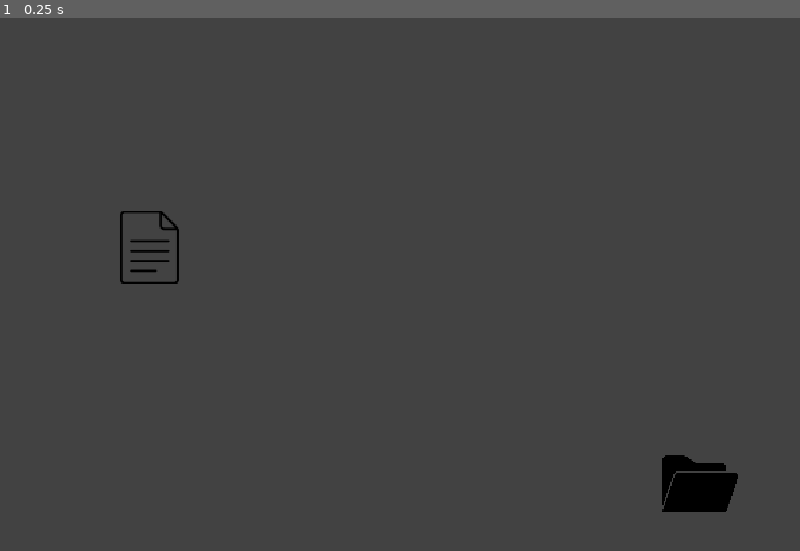
Above: before the commit, frame 1.
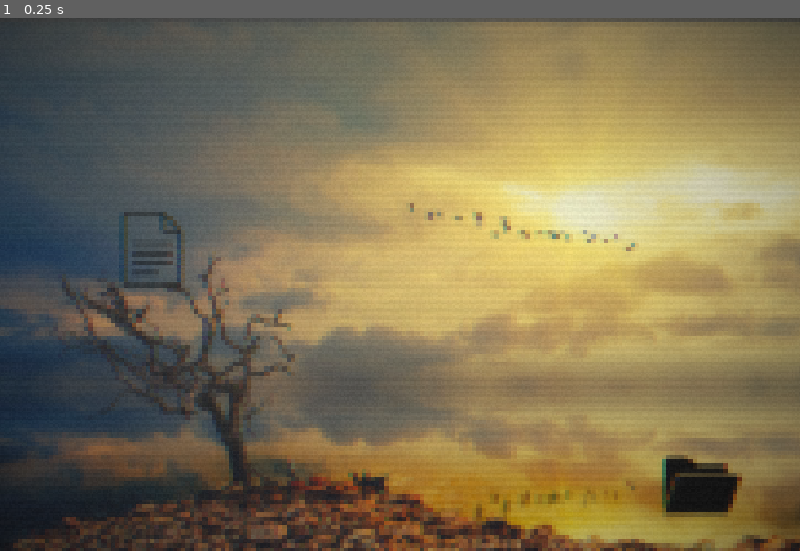
Above: after the commit, the same moment.

Repository: SengulC/pdoom
Game: Godot game, scene res://scenes/level.tscn
The game is run twice, just before and just after one commit, with the same random seed, the same clock (stepped at 60 frames per second) and the same inputs.
Inputs:
- Up to frame 1 (0.25 s): no input

The runs differ from the first frame. In frame 1, 81% of the frame differs, in the area x 0-100%, y 0-100%.

Commit message:
overlay shaders

Diff:
--- a/pdoom-game/project.godot
+++ b/pdoom-game/project.godot
@@ -19,6 +19,7 @@
 
 Globalz="*uid://pjoc06lvwr0g"
 Phases="*uid://dwyd2k7c845gj"
+Overlay="*uid://fulc2aprxtig"
 
 [display]
 
--- a/pdoom-game/scenes/level.tscn
+++ b/pdoom-game/scenes/level.tscn
@@ -1,6 +1,7 @@
 [gd_scene format=3 uid="uid://dsgejvhabk7xe"]
 
 [ext_resource type="Script" uid="uid://deipbm2auqvy0" path="res://scripts/level_mgr.gd" id="1_w7c3h"]
+[ext_resource type="Texture2D" uid="uid://c225ot5mr1704" path="res://assets/images/DesktopWallpaper.png" id="2_2r41h"]
 [ext_resource type="PackedScene" uid="uid://buph0h50ickkm" path="res://scenes/file.tscn" id="2_w7c3h"]
 [ext_resource type="Texture2D" uid="uid://55pahtw0s5c8" path="res://assets/images/open-folder.png" id="2_w8frs"]
 [ext_resource type="Script" uid="uid://ck4d565uyrfwx" path="res://scripts/folder.gd" id="3_mx8sn"]
@@ -27,6 +28,7 @@
 mouse_filter = 1
 
 [node name="ColorRectBG" type="ColorRect" parent="DesktopUIControl" unique_id=824963458]
+visible = false
 layout_mode = 0
 offset_right = 1080.0
 offset_bottom = 720.0
@@ -34,10 +36,11 @@
 color = Color(0.26050612, 0.26050615, 0.26050612, 1)
 
 [node name="TextureRect" type="TextureRect" parent="DesktopUIControl" unique_id=837392315]
-visible = false
 layout_mode = 0
 offset_right = 1080.0
 offset_bottom = 720.0
+scale = Vector2(0.685, 0.685)
+texture = ExtResource("2_2r41h")
 
 [node name="FileContainer" type="Control" parent="DesktopUIControl" unique_id=2078322934]
 layout_mode = 1
--- /dev/null
+++ b/pdoom-game/scenes/overlay.tscn
@@ -0,0 +1,53 @@
+[gd_scene format=3 uid="uid://fulc2aprxtig"]
+
+[ext_resource type="Shader" uid="uid://dovqchxf6uny0" path="res://scripts/overlay.gdshader" id="1_d607a"]
+[ext_resource type="Shader" uid="uid://biqbr2uywh8sf" path="res://scripts/overlay2.gdshader" id="2_r2eog"]
+
+[sub_resource type="ShaderMaterial" id="ShaderMaterial_14nai"]
+shader = ExtResource("1_d607a")
+shader_parameter/escala_pixel = 37.04400171209
+
+[sub_resource type="ShaderMaterial" id="ShaderMaterial_d607a"]
+shader = ExtResource("2_r2eog")
+shader_parameter/pixel_size = 3.2710001078725
+shader_parameter/lod_blur = 0.7
+shader_parameter/chroma_offset_px = 0.8
+shader_parameter/saturation = 1.24400005909
+shader_parameter/contrast = 0.9
+shader_parameter/shadow_lift = 0.06
+shader_parameter/scanline_strength = 0.04
+shader_parameter/vignette_strength = 0.2430000115425
+shader_parameter/noise_strength = 0.058000002755
+shader_parameter/noise_speed = 18.0
+shader_parameter/base_jitter_px = 0.08
+shader_parameter/base_jitter_speed = 12.0
+shader_parameter/glitchiness = 0.18
+shader_parameter/glitch_rate = 6.0
+shader_parameter/glitch_shift_px = 1.8
+shader_parameter/glitch_window_min = 0.03
+shader_parameter/glitch_window_max = 0.1
+shader_parameter/blue_band_start_y = 0.45
+shader_parameter/blue_band_speed = 0.06
+shader_parameter/blue_band_width = 0.035
+shader_parameter/blue_band_strength = 0.1
+shader_parameter/blue_band_glitch = 0.5690000270275
+shader_parameter/blue_band_distort_px = 1.2
+
+[node name="Overlay" type="ColorRect" unique_id=1085164052]
+z_index = 100
+material = SubResource("ShaderMaterial_14nai")
+anchors_preset = 15
+anchor_right = 1.0
+anchor_bottom = 1.0
+grow_horizontal = 2
+grow_vertical = 2
+mouse_filter = 2
+
+[node name="ColorRect" type="ColorRect" parent="." unique_id=1878394193]
+material = SubResource("ShaderMaterial_d607a")
+layout_mode = 1
+anchors_preset = 15
+anchor_right = 1.0
+anchor_bottom = 1.0
+grow_horizontal = 2
+grow_vertical = 2
--- /dev/null
+++ b/pdoom-game/scripts/overlay.gdshader
@@ -0,0 +1,17 @@
+//src: https://godotshaders.com/shader/dynamic2d_censorship_effect/
+shader_type canvas_item;
+
+uniform float escala_pixel : hint_range(1.0, 100.0) = 15.0;
+
+uniform sampler2D screen_texture : hint_screen_texture, filter_nearest;
+
+void fragment() {
+    vec2 uv = SCREEN_UV;
+
+    vec2 screen_size = vec2(textureSize(screen_texture, 0));
+
+    vec2 grid = screen_size / escala_pixel;
+    uv = floor(uv * grid) / grid;
+
+    COLOR = texture(screen_texture, uv);
+}
--- /dev/null
+++ b/pdoom-game/scripts/overlay2.gdshader
@@ -0,0 +1,135 @@
+//src:https://godotshaders.com/shader/vhs-crt-broadcast/
+shader_type canvas_item;
+render_mode unshaded;
+
+uniform sampler2D screen_texture : hint_screen_texture, repeat_disable, filter_linear_mipmap;
+
+// overall image
+uniform float pixel_size : hint_range(1.0, 4.0) = 2.0;
+uniform float lod_blur : hint_range(0.0, 2.0) = 0.7;
+uniform float chroma_offset_px : hint_range(0.0, 3.0) = 0.8;
+uniform float saturation : hint_range(0.0, 2.0) = 0.78;
+uniform float contrast : hint_range(0.5, 1.5) = 0.90;
+uniform float shadow_lift : hint_range(0.0, 0.25) = 0.06;
+uniform float scanline_strength : hint_range(0.0, 0.20) = 0.04;
+uniform float vignette_strength : hint_range(0.0, 0.5) = 0.10;
+
+// animated noise
+uniform float noise_strength : hint_range(0.0, 0.12) = 0.025;
+uniform float noise_speed : hint_range(0.0, 60.0) = 18.0;
+
+// subtle always-on line wobble (in PIXELS, not UV)
+uniform float base_jitter_px : hint_range(0.0, 0.50) = 0.08;
+uniform float base_jitter_speed : hint_range(0.0, 40.0) = 12.0;
+
+// glitch bursts
+uniform float glitchiness : hint_range(0.0, 1.0) = 0.18;
+uniform float glitch_rate : hint_range(0.0, 20.0) = 6.0;
+uniform float glitch_shift_px : hint_range(0.0, 8.0) = 1.8;
+uniform float glitch_window_min : hint_range(0.0, 0.20) = 0.03;
+uniform float glitch_window_max : hint_range(0.0, 0.35) = 0.10;
+
+// moving blue tracking band
+uniform float blue_band_start_y : hint_range(0.0, 1.0) = 0.45;
+uniform float blue_band_speed : hint_range(-1.5, 1.5) = 0.06;
+uniform float blue_band_width : hint_range(0.002, 0.20) = 0.035;
+uniform float blue_band_strength : hint_range(0.0, 0.30) = 0.10;
+uniform float blue_band_glitch : hint_range(0.0, 1.0) = 0.25;
+uniform float blue_band_distort_px : hint_range(0.0, 6.0) = 1.2;
+
+float hash11(float p) {
+	return fract(sin(p * 127.1) * 43758.5453123);
+}
+
+float hash21(vec2 p) {
+	return fract(sin(dot(p, vec2(127.1, 311.7))) * 43758.5453123);
+}
+
+vec3 sat_adjust(vec3 c, float s) {
+	float l = dot(c, vec3(0.299, 0.587, 0.114));
+	return mix(vec3(l), c, s);
+}
+
+vec3 sample_screen(vec2 uv, float lod) {
+	return textureLod(screen_texture, clamp(uv, vec2(0.0), vec2(1.0)), lod).rgb;
+}
+
+void fragment() {
+	vec2 px = SCREEN_PIXEL_SIZE;
+	vec2 uv = SCREEN_UV;
+	float t = TIME;
+	float line_id = floor(FRAGCOORD.y);
+
+	// mild blocky grouping to kill digital sharpness
+	vec2 block = px * pixel_size;
+	uv = floor(uv / block) * block;
+
+	// subtle per-line wobble that updates over time
+	float line_wobble = hash21(vec2(line_id, floor(t * base_jitter_speed)));
+	uv.x += (line_wobble - 0.5) * base_jitter_px * px.x;
+
+	// occasional glitch burst window
+	float burst_id = floor(t * glitch_rate);
+	float burst_rand = hash11(burst_id + 3.17);
+	float burst_on = step(1.0 - glitchiness, burst_rand);
+
+	float glitch_center = hash11(burst_id + 8.41);
+	float glitch_half_height = mix(glitch_window_min, glitch_window_max, hash11(burst_id + 11.72));
+	float glitch_mask = burst_on * (1.0 - smoothstep(0.0, glitch_half_height, abs(SCREEN_UV.y - glitch_center)));
+
+	float glitch_line = hash21(vec2(line_id, burst_id + 31.3));
+	uv.x += (glitch_line - 0.5) * glitch_shift_px * px.x * glitch_mask;
+
+	// moving blue band with occasional jumpiness
+	float band_tick = floor(t * 10.0);
+	float band_jump = (hash11(band_tick + 55.2) - 0.5) * blue_band_glitch * 0.25;
+	float band_center = fract(blue_band_start_y + t * blue_band_speed + band_jump);
+
+	float band_dist = abs(SCREEN_UV.y - band_center);
+	band_dist = min(band_dist, 1.0 - band_dist); // wrap nicely at top/bottom
+
+	float band_mask = exp(
+		-(band_dist * band_dist) /
+		max(blue_band_width * blue_band_width, 0.000001)
+	);
+
+	float band_line = hash21(vec2(line_id, floor(t * 22.0) + 77.0));
+	uv.x += (band_line - 0.5) * blue_band_distort_px * px.x * band_mask;
+
+	// chroma split
+	vec2 chroma_off = vec2(chroma_offset_px * px.x, 0.0);
+	float r = sample_screen(uv + chroma_off, lod_blur).r;
+	float g = sample_screen(uv, lod_blur).g;
+	float b = sample_screen(uv - chroma_off, lod_blur).b;
+
+	vec3 col = vec3(r, g, b);
+
+	// overall VHS grade
+	col = sat_adjust(col, saturation);
+	col = (col - vec3(0.5)) * contrast + vec3(0.5);
+	col += shadow_lift;
+
+	// blue tracking tint
+	col += vec3(0.02, 0.07, 0.18) * band_mask * blue_band_strength;
+
+	// animated grain + line snow
+	float grain = hash21(
+		floor(FRAGCOORD.xy * 0.75) +
+		vec2(floor(t * noise_speed), floor(t * noise_speed * 0.73))
+	);
+
+	float line_snow = hash21(vec2(line_id, floor(t * noise_speed * 0.5) + 100.0));
+
+	col += ((grain - 0.5) * 0.7 + (line_snow - 0.5) * 0.3) * noise_strength;
+
+	// scanlines
+	float scan = sin((FRAGCOORD.y + t * 8.0) * 1.1) * 0.5 + 0.5;
+	col *= 1.0 - scan * scanline_strength;
+
+	// vignette
+	vec2 centered = SCREEN_UV * 2.0 - 1.0;
+	float vig = dot(centered, centered);
+	col *= 1.0 - vig * vignette_strength;
+
+	COLOR = vec4(clamp(col, vec3(0.0), vec3(1.0)), 1.0);
+}
Not shown, added: pdoom-game/scripts/overlay.gdshader.uid
Not shown, added: pdoom-game/scripts/overlay2.gdshader.uid
